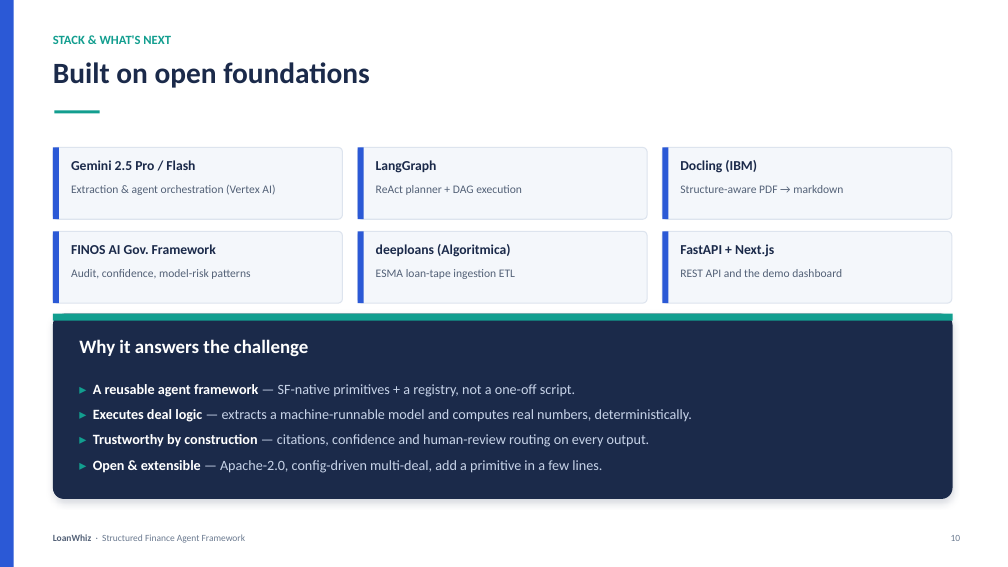
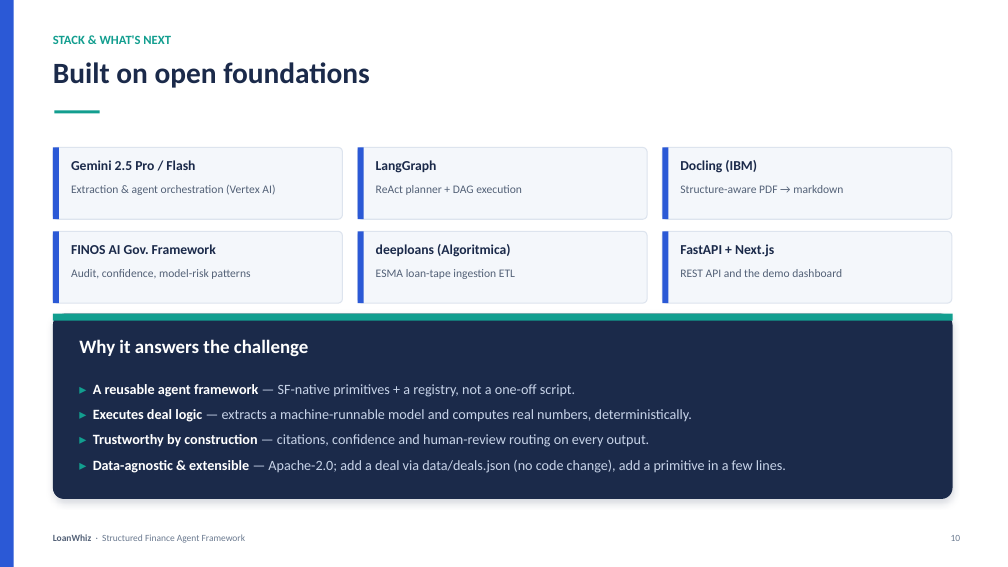
Before and after one commit to waafirio/loanwhiz, a slide deck: slide 10 of presentation/LoanWhiz-Presentation.pptx. Drawn at 1008x567 pixels with LibreOffice and Linux fonts; fonts in the diff are those of the drawing. Boxes give left, top, right and bottom in pixels: in the first picture for what was removed or moved away, otherwise in the second. Text is boxed around its words. In the diff, an @@ line names an element or a change of style, - is before the commit and + after.

Commit message:
docs(data): document 27-month green-lion-2024-2025 history + deals.json generality; regenerate deck

```diff
--- a/presentation/LoanWhiz-Presentation.pptx
+++ b/presentation/LoanWhiz-Presentation.pptx
@@ text at box(93, 460, 786, 473): text changed @@
-▸ Open & extensible — Apache-2.0, config-driven multi-deal, add a primitive in a few lines.
+▸ Data-agnostic & extensible — Apache-2.0; add a deal via data/deals.json (no code change), add a primitive in a few lines.
```
Also in this commit, not shown: 2 other slides changed, 4 other files.
